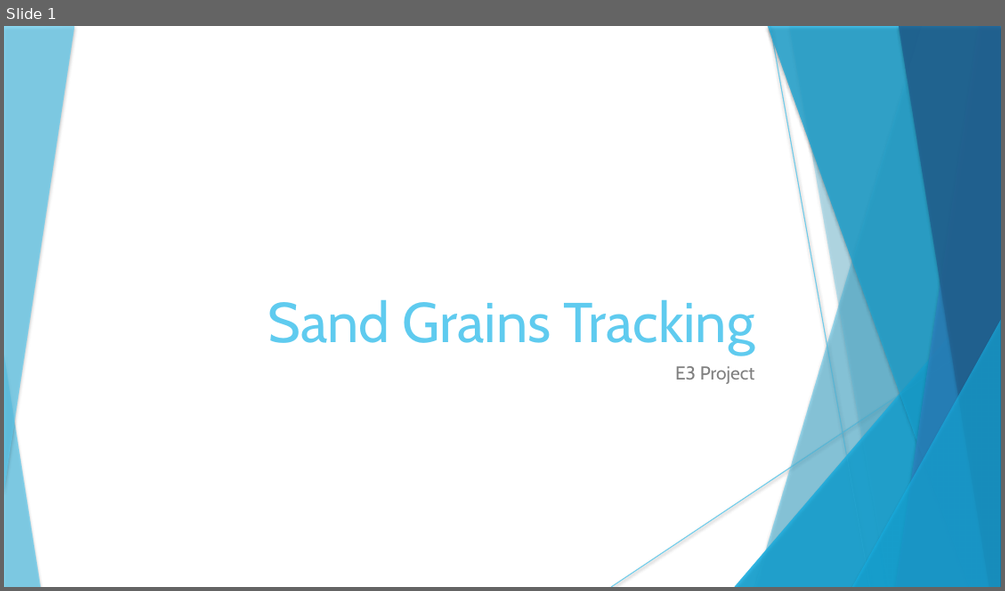
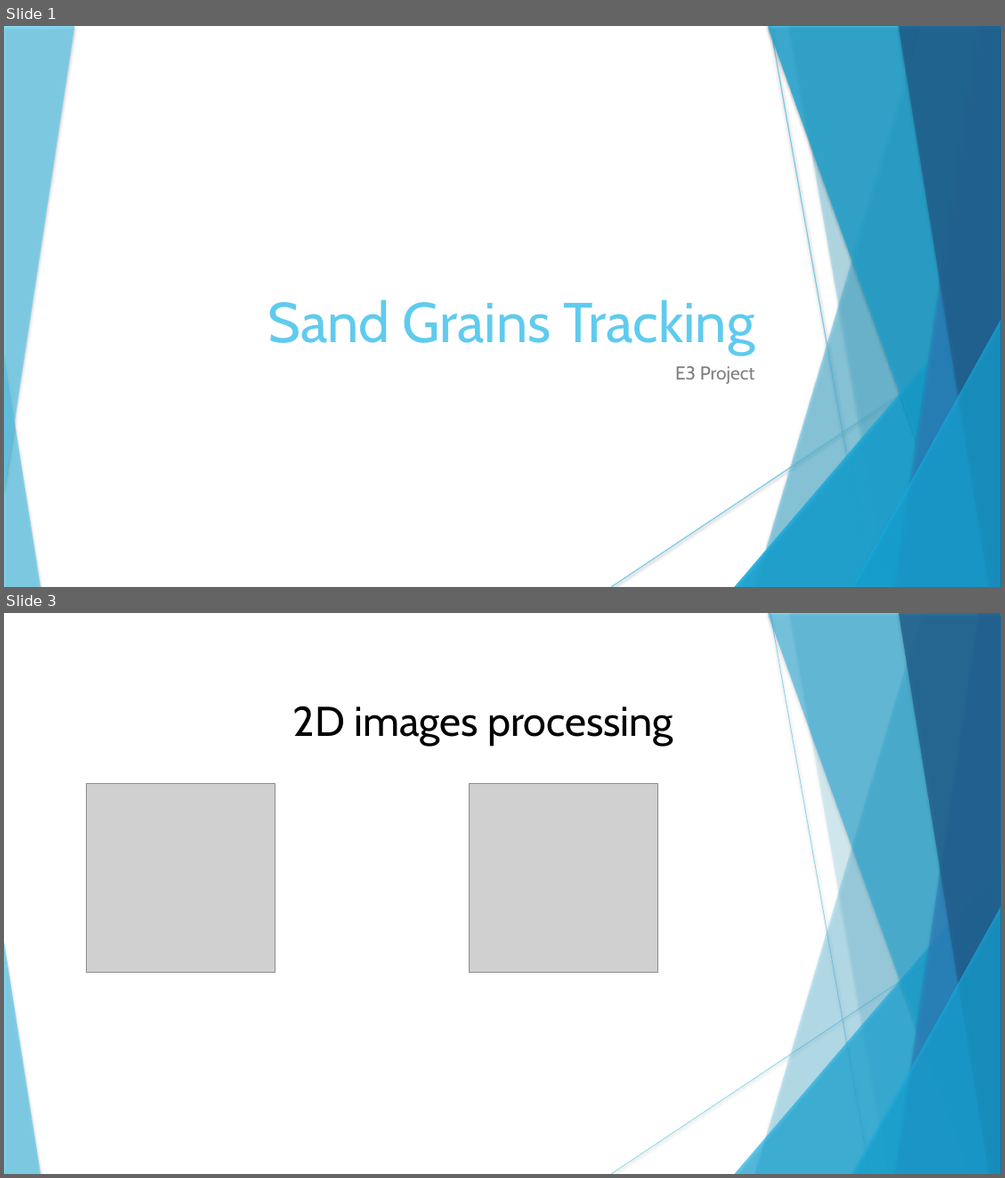
Before and after one commit to technolapin/sable, a slide deck: anglais/Présentation.pptx. Shown one above the other, each under a label of ours: slide 1 before the commit, slides 1 and 3 after it; the slides between them are not shown. The pictures are 1005x591 and 1005x1178 pixels, drawn with LibreOffice and Linux fonts; fonts in the diff are those of the drawing; grey boxes stand for pictures. Boxes give left, top, right and bottom in pixels: in the first picture for what was removed or moved away, otherwise in the second. Text is boxed around its words. In the diff, an @@ line names an element or a change of style, - is before the commit and + after.

```diff
--- a/anglais/Présentation.pptx
+++ b/anglais/Présentation.pptx
@@ slide 3 added at <box>4,613,1001,1174</box>, background #FFFFFF; not listed: 10 template elements that a slide beside it also shows @@
@@ text added at <box>293,706,673,747</box>, 40 pt, text #000000 @@
+2D images processing
@@ picture added at <box>86,784,275,972</box> @@
@@ picture added at <box>469,784,657,972</box> @@
```
Also in this commit, not shown: 12 other slides changed, 3 other slides added, 1 slide removed.
